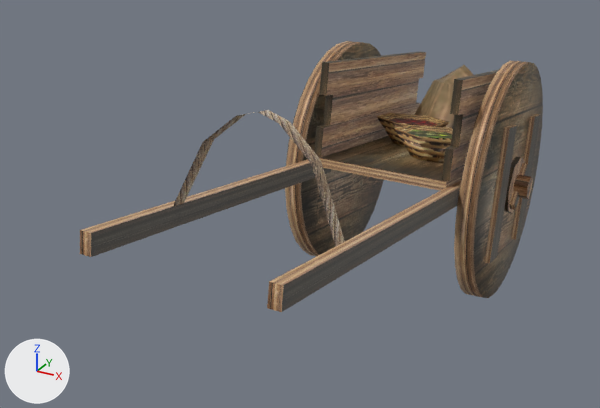
A saved change to the COLLADA model art/meshes/structural/lusi_mer_car.dae.
Before and after are seen from a 50 mm lens placed at (3.48, -7.82, 5.28), pointed at (-0.66, -0.3, 1.51). The lights are fixed; the arrows at lower left show +X, +Y and +Z.

Names of what the first picture shows: 'carroça'.
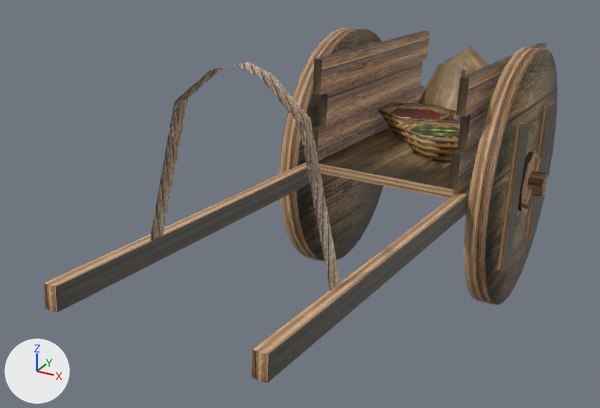
Pixel boxes [x1, y1, x2, y2] of what changed, in the pictures (600 x 408 px; the box of a moved part takes in the faces that stretch with it):
'carroça', reshaped, moved, turned, rescaled: before [80, 41, 543, 312]; after [43, 28, 558, 383]
part 1 of me_cubo_009, moved or reshaped: before [454, 61, 543, 298]; after [464, 48, 558, 305]
part 2 of me_cubo_009, moved or reshaped: before [285, 41, 384, 256]; after [279, 28, 383, 262]
part 3 of me_cubo_009, moved or reshaped: before [80, 52, 541, 312]; after [43, 31, 555, 383]

What changed in the scene script:
```text
Change me_cubo_009:
    used by ob_carroça; location = (0.0, 0.0, 0.334); rotation_euler = (0.00265, -0.000537, -1.578), in degrees (0.2, 0, -90); scale = (2.35, 1.14, 0.0783)
    remove me_cubo_009.from_pydata(...)  # 359 vertices, 566 faces; spans x -1.6..1.5, y -1.3..1.2, z -5.1..36.6
    add me_cubo_009.from_pydata(...)  # 359 vertices, 566 faces; spans x -1.6..1.5, y -3.8..4.1, z -0.2..3.7
    me_cubo_009 part 1: the loose piece of 64 vertices spanning x -1.3..-0.1, y 0.8..1.0, z -5.1..32.4 is multiplied about the mesh origin by the matrix ((-0.019, 1.25, 0.0), (-2.571, -0.009, -0.006), (-0.189, 0.003, 0.086))
    me_cubo_009 part 2: the loose piece of 64 vertices spanning x -1.3..-0.1, y -1.1..-0.9, z -5.0..32.5 is multiplied about the mesh origin by the matrix ((-0.019, 1.25, 0.0), (-2.571, -0.009, -0.006), (-0.189, 0.003, 0.086))
    me_cubo_009 part 3: 231 of 359 vertices moved; they spanned x -1.6..1.5, y -1.3..1.2, z 1.4..36.6 and now span x -1.6..1.5, y -3.8..4.1, z 0.4..3.7; mean shift (0.6, 1.6, -16.4); largest move (0.9, 0.0, 36.6) -> (0.0, -2.5, 3.7)
Change ob_carroça:
    ob_carroça.rotation_euler: (0.00265, -0.000537, -1.578) -> (0.0, 0.0, 0.0)  # degrees (0.2, 0, -90) -> degrees (0, 0, 0)
    ob_carroça.scale: (2.35, 1.14, 0.0783) -> (1.0, 1.0, 1.0)
    ob_carroça.location: (0.0, 0.0, 0.334) -> (0.0, 0.0, 0.0)
```
